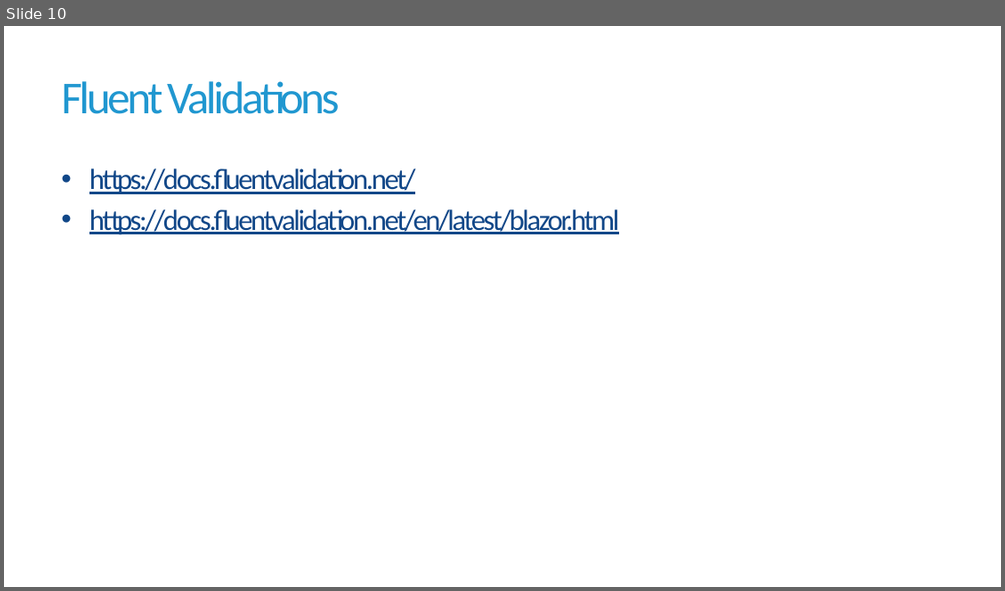
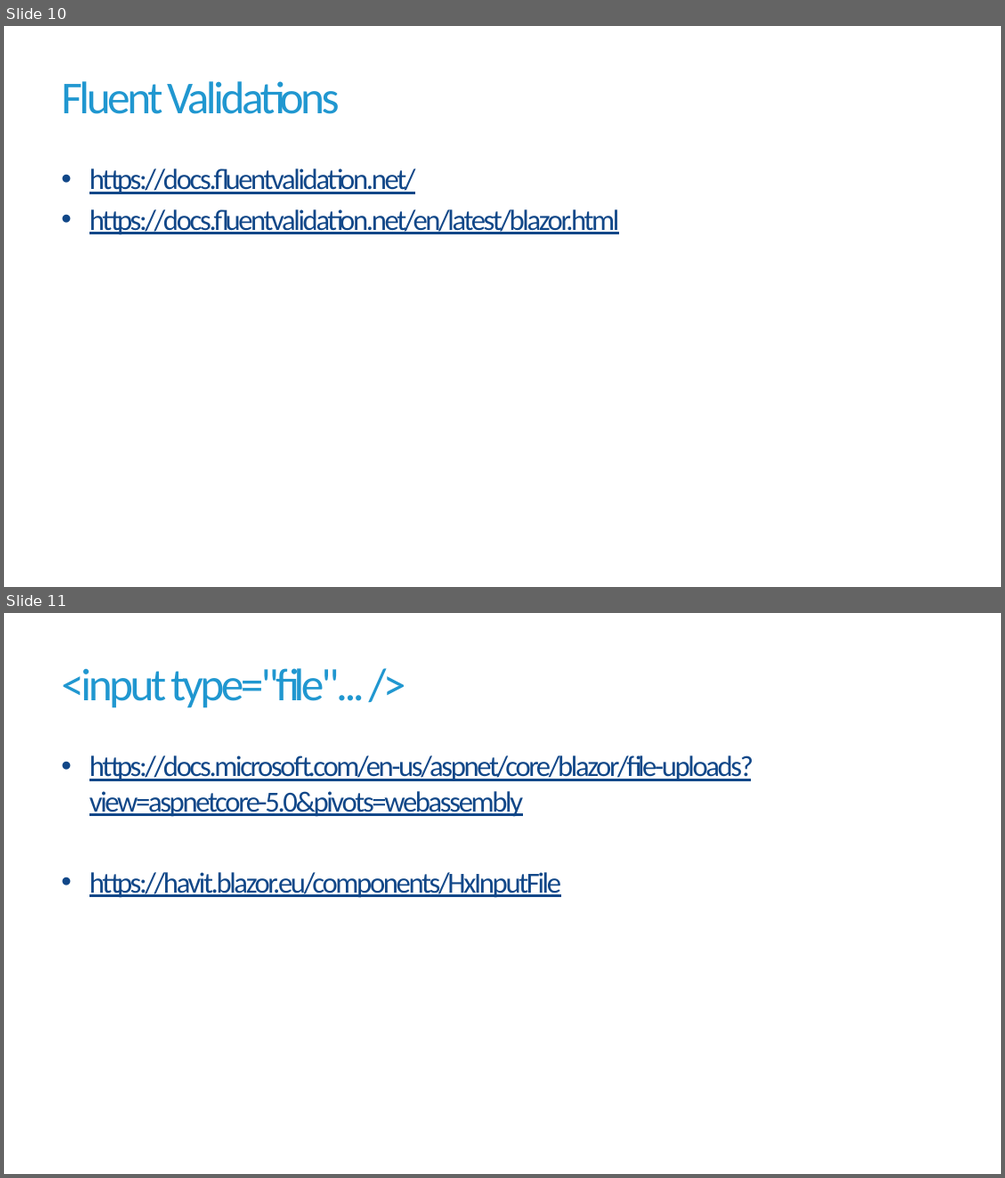
Before and after one commit to jirikanda/BlazorDemos, a slide deck: Presentation/04 - Blazor - Formuláře.pptx. Shown one above the other, each under a label of ours: slide 10 before the commit, slides 10 and 11 after it. The pictures are 1005x591 and 1005x1178 pixels, drawn with LibreOffice and Linux fonts; fonts in the diff are those of the drawing; background and template pictures are left out. Boxes give left, top, right and bottom in pixels: in the first picture for what was removed or moved away, otherwise in the second. Text is boxed around its words. In the diff, an @@ line names an element or a change of style, - is before the commit and + after.

```diff
--- a/Presentation/04 - Blazor - Formuláře.pptx
+++ b/Presentation/04 - Blazor - Formuláře.pptx
@@ slide 11 added at (4, 613, 1001, 1174), background #FFFFFF @@
@@ title added at (61, 668, 364, 708), 44 pt, text #2097D0 @@
+<input type="file"... />
@@ text added at (89, 755, 753, 898), 28 pt, text #114788, underline @@
+• https://docs.microsoft.com/en-us/aspnet/core/blazor/file-uploads?view=aspnetcore-5.0&pivots=webassembly
+• https://havit.blazor.eu/components/HxInputFile
```
Also in this commit, not shown: 1 slide changed, 37 other files.
